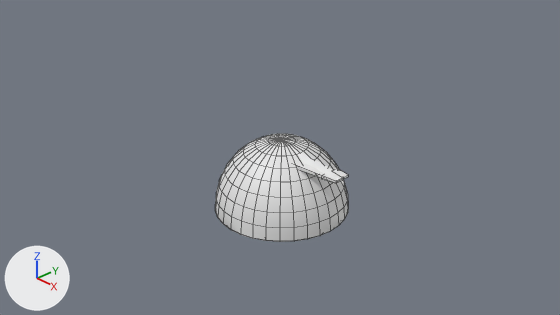
An edit to the Blender file blendFiles/pieces.blend, drawn before and after from the same camera.
Before and after are seen from the file's camera 'Camera'. Every picture has the same lights, and +X, +Y and +Z are marked at lower left. The picture after the commit comes second. Mesh edges are drawn as thin lines on the coarser meshes.

In view in the first picture: 'bowl', 'flatPiece', 'strand'.
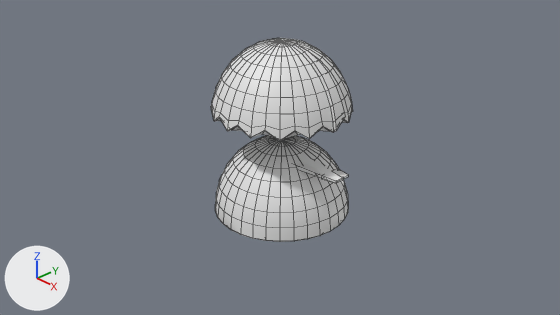
Where the change shows, as pixel boxes (x1, y1, x2, y2) in the pictures (560 x 315 px):
'bowl.001', added
    after: (211, 38, 353, 141)

Edits to the bpy script that builds the scene:
```text
Add me_sphere_003:
    me_sphere_003.from_pydata(...)  # 354 vertices, 368 faces; spans x -1.0..1.04, y -0.95..1.05, z -0.9..0.22
    me_sphere_003.polygons.foreach_set('use_smooth', [True] * 368)
Add ob_bowl_001:
    ob_bowl_001 = bpy.data.objects.new('bowl.001', me_sphere_003)
    ob_bowl_001.location = (0.0, 0.0, 1.47)
```
